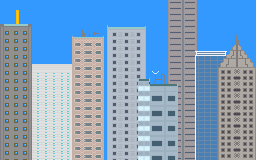
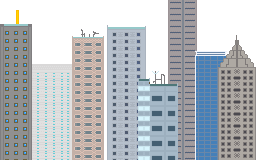
Two versions of the same layered image (256px x 160px). Layer-by-layer changes:
removed layer "Layer 1" over [0, 0, 256, 160]
removed layer "Layer 0" over [0, 0, 256, 160]
